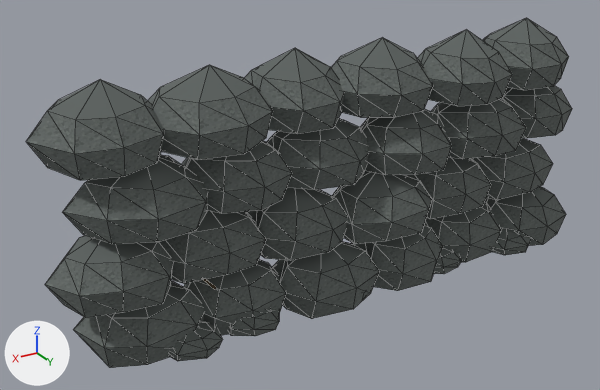
An edit to the OBJ model Assets/ProjectOEN/ProductionArt/Meshes/environment_set_dressing/en-012_rock_wall_module__straight.obj, drawn before and after from the same camera.
One viewpoint serves both versions: a camera (50 mm lens) standing at (3.01, 4.23, 2.87) and looking at (0.43, -0.06, 0.72). The lights are fixed; the arrows at lower left show +X, +Y and +Z. The older version comes first. Mesh edges are drawn as thin lines. Where no turn or scale is listed for an object, it has been applied to the vertices. Vertices at exactly the same position are counted once.

In view in the first picture: 'en-012_rock_wall_module__straight'.
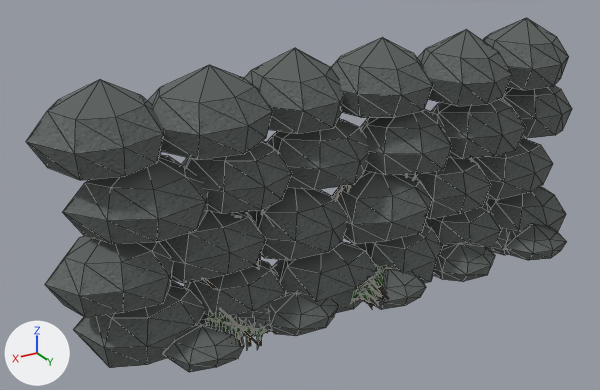
What differs and where, as boxes [x1, y1, x2, y2] in the pictures (600 x 390 px):
```json
{"object": "en-012_rock_wall_module__straight", "change": "reshaped", "before": [26, 18, 572, 368], "after": [26, 18, 572, 372]}
{"part": 1, "of": "me_en_012_rock_wall_module__straight", "change": "added", "after": [504, 224, 566, 260]}
{"part": 2, "of": "me_en_012_rock_wall_module__straight", "change": "added", "after": [433, 242, 495, 282]}
{"part": 3, "of": "me_en_012_rock_wall_module__straight", "change": "added", "after": [163, 158, 472, 372]}
```

Scene script edits in JSON lines:
```json
{"block": "me_en_012_rock_wall_module__straight", "where": "# used by ob_en_012_rock_wall_module__straight; location = (0.0, 0.0, 0.0)"}
{"op": "remove", "block": "me_en_012_rock_wall_module__straight", "code": "me_en_012_rock_wall_module__straight.from_pydata(...)  # 851 vertices, 1530 faces; spans x -1.9..2.14, y -0.42..0.38, z -0.01..1.7"}
{"op": "add", "block": "me_en_012_rock_wall_module__straight", "code": "me_en_012_rock_wall_module__straight.from_pydata(...)  # 1801 vertices, 2954 faces; spans x -1.9..2.14, y -0.42..0.57, z -0.01..1.7"}
{"block": "me_en_012_rock_wall_module__straight", "change": "me_en_012_rock_wall_module__straight part 1: the loose piece of 26 vertices spanning x -1.9..-1.14, y -0.34..0.29, z -0.01..0.44 is copied, and the copy is scaled about its middle by (0.694, 0.71, 0.455), then moved by (0.12, 0.29, -0.12); it spans x -1.67..-1.13, y 0.04..0.49, z -0.01..0.2"}
{"block": "me_en_012_rock_wall_module__straight", "change": "me_en_012_rock_wall_module__straight part 2: the loose piece of 26 vertices spanning x -0.67..0.05, y -0.3..0.32, z -0.01..0.44 is copied, and the copy is scaled about its middle by (0.778, 0.71, 0.455), then moved by (-0.43, 0.21, -0.11); it spans x -1.02..-0.46, y 0.01..0.45, z -0.01..0.2"}
{"block": "me_en_012_rock_wall_module__straight", "change": "me_en_012_rock_wall_module__straight part 3: 562 vertices added at x -1.48..1.57, y -0.28..0.57, z -0.01..1.19"}
{"block": "me_en_012_rock_wall_module__straight", "change": "other edits to the shape of me_en_012_rock_wall_module__straight do not show in these pictures"}
```
